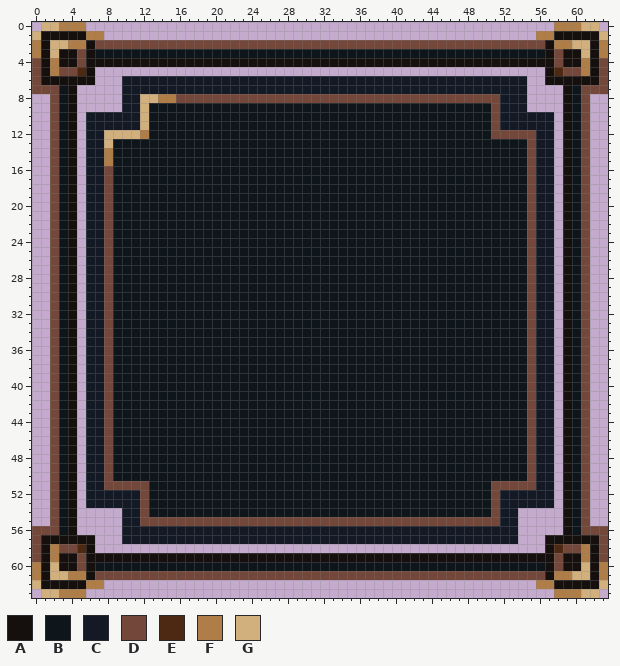
Two states of a pixel-art file, packages/client/src/assets/ui/ui-surface.aseprite. That is the earlier state.
64x64 pixels, 1 frame. Colours within 5 levels of each other are drawn and written as one.
Palette (. is transparent): A #15100e  B #0e151b  C #131a25  D #73473a  E #4d2812  F #af7d48  G #d1b07d
New version:
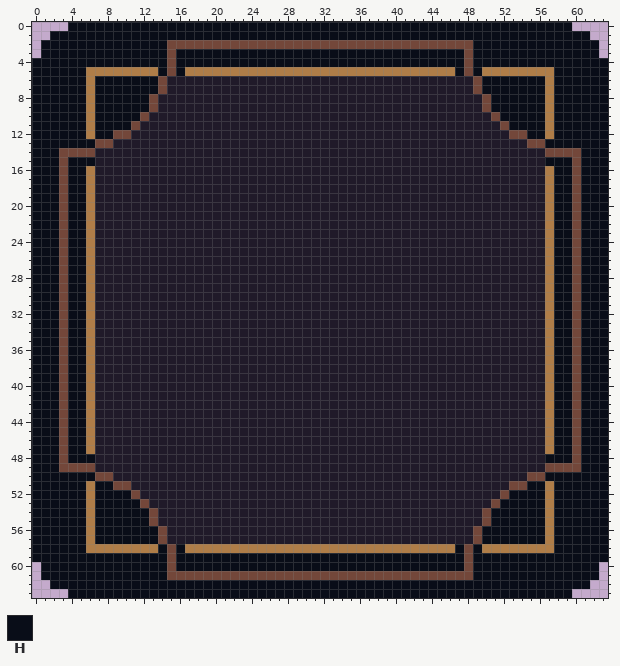
Colours new in this view: H #090d18
Edits made:
layer "Layer 1" now hidden
layer "Layer 2" added
colour B: #0e151b -> #201a29
y 0: x 1..62 GGFFF....................................................FFFGG -> ...HHHHHHHHHHHHHHHHHHHHHHHHHHHHHHHHHHHHHHHHHHHHHHHHHHHHHHHH...
y 1: x 0..63 GAAAAAFF................................................FFAAAAAG -> ..HHHHHHHHHHHHHHHHHHHHHHHHHHHHHHHHHHHHHHHHHHHHHHHHHHHHHHHHHHHH..
y 2: x 0..14 FAGGFFADDDDDDDD -> .HHHHHHHHHHHHHH; x 49..63 DDDDDDDDAFFGGAF -> HHHHHHHHHHHHHH.
y 3: x 0..63 FAGAADABBBBBBBBBBBBBBBBBBBBBBBBBBBBBBBBBBBBBBBBBBBBBBBBBBADAAGAF -> .HHHHHHHHHHHHHHDHHHHHHHHHHHHHHHHHHHHHHHHHHHHHHHHDHHHHHHHHHHHHHH.
y 4: x 0..63 DAFAADAAAAAAAAAAAAAAAAAAAAAAAAAAAAAAAAAAAAAAAAAAAAAAAAAAAADAAFAD -> HHHHHHHHHHHHHHHDHHHHHHHHHHHHHHHHHHHHHHHHHHHHHHHHDHHHHHHHHHHHHHHH
y 5: x 0..63 DAFDDEA..................................................AEDDFAD -> HHHHHHFFFFFFFFHDHFFFFFFFFFFFFFFFFFFFFFFFFFFFFFFHDHFFFFFFFFHHHHHH
y 6: x 0..63 DAAAAAA...CCCCCCCCCCCCCCCCCCCCCCCCCCCCCCCCCCCCCCCCCCCCC..AAAAAAD -> HHHHHHFHHHHHHHDBBBBBBBBBBBBBBBBBBBBBBBBBBBBBBBBBBDHHHHHHHFHHHHHH
y 7: x 0..63 DDDBA.....CCCCCCCCCCCCCCCCCCCCCCCCCCCCCCCCCCCCCCCCCCCCC....ABDDD -> HHHHHHFHHHHHHHDBBBBBBBBBBBBBBBBBBBBBBBBBBBBBBBBBBDHHHHHHHFHHHHHH
y 8: x 0..49 ..DBA.....CCGGFFDDDDDDDDDDDDDDDDDDDDDDDDDDDDDDDDDD -> HHHHHHFHHHHHHDBBBBBBBBBBBBBBBBBBBBBBBBBBBBBBBBBBBB; x 51..63 DCCC....ABD.. -> HHHHHHFHHHHHH
y 9: x 0..13 ..DBA.....CCGB -> HHHHHHFHHHHHHD; x 50..63 BDCCC....ABD.. -> DHHHHHHFHHHHHH
y 10: x 0..12 ..DBA.CCCCCCG -> HHHHHHFHHHHHD; x 52..63 CCCCCC.ABD.. -> HHHHHFHHHHHH
y 11: x 0..12 ..DBA.CCCCCCG -> HHHHHHFHHHHDB; x 51..63 DCCCCCC.ABD.. -> BDHHHHFHHHHHH
y 12: x 0..12 ..DBA.CCGGGGF -> HHHHHHFHHDDBB; x 51..52 DD -> BB; x 55..63 DCC.ABD.. -> HHFHHHHHH
y 13: x 0..8 ..DBA.CCG -> HHHHHHHDD; x 56..63 CC.ABD.. -> DHHHHHHH
y 14: x 0..8 ..DBA.CCF -> HHHDDDDBB; x 55..63 DCC.ABD.. -> BBDDDDHHH
y 15: x 0..8 ..DBA.CCF -> HHHDHHHBB; x 55..63 DCC.ABD.. -> BBHHHDHHH
y 16..47: x 0..8 ..DBA.CCD -> HHHDHHFBB; x 55..63 DCC.ABD.. -> BBFHHDHHH
y 48: x 0..8 ..DBA.CCD -> HHHDHHHBB; x 55..63 DCC.ABD.. -> BBHHHDHHH
y 49: x 0..8 ..DBA.CCD -> HHHDDDDBB; x 55..63 DCC.ABD.. -> BBDDDDHHH
y 50: x 0..7 ..DBA.CC -> HHHHHHHD; x 56..63 CC.ABD.. -> DHHHHHHH
y 51: x 0..8 ..DBA.CCD -> HHHHHHFHH; x 11..12 DD -> BB; x 51..52 DD -> BB; x 55..63 DCC.ABD.. -> HHFHHHHHH
y 52: x 0..12 ..DBA.CCCCCCD -> HHHHHHFHHHHDB; x 51..63 DCCCCCC.ABD.. -> BDHHHHFHHHHHH
y 53: x 0..11 ..DBA.CCCCCC -> HHHHHHFHHHHH; x 52..63 CCCCCC.ABD.. -> HHHHHFHHHHHH
y 54: x 0..13 ..DBA.....CCDB -> HHHHHHFHHHHHHD; x 50..63 BDCC.....ABD.. -> DHHHHHHFHHHHHH
y 55: x 0..12 ..DBA.....CCD -> HHHHHHFHHHHHH; x 14..49 DDDDDDDDDDDDDDDDDDDDDDDDDDDDDDDDDDDD -> BBBBBBBBBBBBBBBBBBBBBBBBBBBBBBBBBBBB; x 51..63 DCC.....ABD.. -> HHHHHHFHHHHHH
y 56: x 0..63 DDDBA.....CCCCCCCCCCCCCCCCCCCCCCCCCCCCCCCCCCCCCCCCCCCC.....ABDDD -> HHHHHHFHHHHHHHDBBBBBBBBBBBBBBBBBBBBBBBBBBBBBBBBBBDHHHHHHHFHHHHHH
y 57: x 0..63 DAAAAAA...CCCCCCCCCCCCCCCCCCCCCCCCCCCCCCCCCCCCCCCCCCCC...AAAAAAD -> HHHHHHFHHHHHHHDBBBBBBBBBBBBBBBBBBBBBBBBBBBBBBBBBBDHHHHHHHFHHHHHH
y 58: x 0..63 DAFDDEA..................................................AEDDFAD -> HHHHHHFFFFFFFFHDHFFFFFFFFFFFFFFFFFFFFFFFFFFFFFFHDHFFFFFFFFHHHHHH
y 59: x 0..63 DAFAADAAAAAAAAAAAAAAAAAAAAAAAAAAAAAAAAAAAAAAAAAAAAAAAAAAAADAAFAD -> HHHHHHHHHHHHHHHDHHHHHHHHHHHHHHHHHHHHHHHHHHHHHHHHDHHHHHHHHHHHHHHH
y 60: x 0..63 FAGAADABBBBBBBBBBBBBBBBBBBBBBBBBBBBBBBBBBBBBBBBBBBBBBBBBBADAAGAF -> .HHHHHHHHHHHHHHDHHHHHHHHHHHHHHHHHHHHHHHHHHHHHHHHDHHHHHHHHHHHHHH.
y 61: x 0..14 FAGGFFADDDDDDDD -> .HHHHHHHHHHHHHH; x 49..63 DDDDDDDDAFFGGAF -> HHHHHHHHHHHHHH.
y 62: x 0..63 GAAAAAFF................................................FFAAAAAG -> ..HHHHHHHHHHHHHHHHHHHHHHHHHHHHHHHHHHHHHHHHHHHHHHHHHHHHHHHHHHHH..
y 63: x 1..62 GGFFF....................................................FFFGG -> ...HHHHHHHHHHHHHHHHHHHHHHHHHHHHHHHHHHHHHHHHHHHHHHHHHHHHHHHH...
Where, in picture pixels (left, top, right, bottom), the same in both pictures:
changed: (32, 22, 608, 598)
